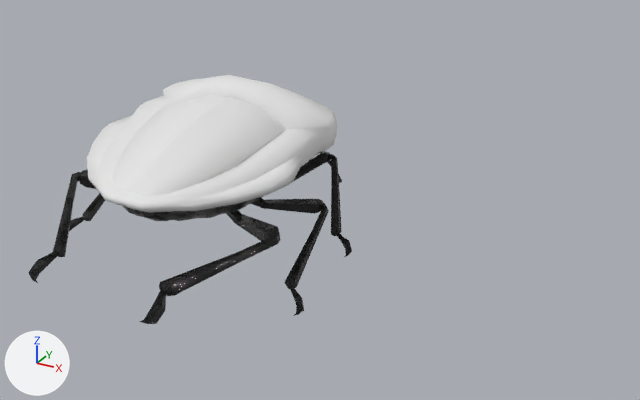
The Blender file Assets/Models/AphidPrefab.blend as it was, and as the next commit left it.
Camera for both pictures: a 50 mm camera at (34.3, -24.2, 13.3) aimed at (20.7, 0.6, 0.9). Arrows for +X, +Y and +Z are at lower left; the lights stay in place.
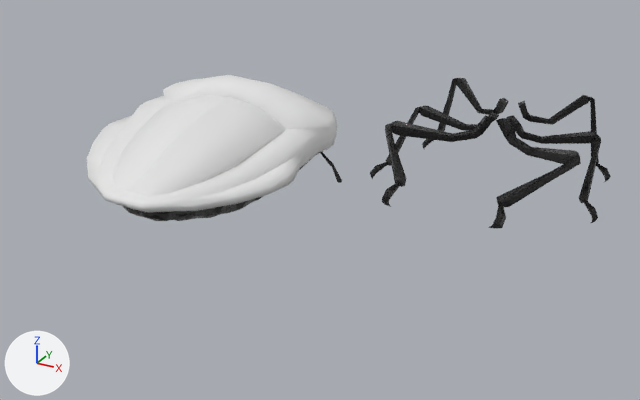
The change, as a list of edits to the scene's bpy script:
```text
Change me_plane_010:
    used by ob_plane_001; location = (18.25, -1.49, 2.94); rotation_euler = (0.105, 0.0635, 0.0577), in degrees (6, 3.6, 3.3)
    remove me_plane_010.from_pydata(...)  # 918 vertices, 946 faces; spans x -4.73..4.55, y -7.25..5.65, z -3.51..2.08
    add me_plane_010.from_pydata(...)  # 540 vertices, 562 faces; spans x -3.39..3.39, y -5.5..5.65, z -3.51..2.08
    me_plane_010 part 1: 6 loose pieces with 378 vertices, spanning x -4.73..4.55, y -7.25..2.25, z -3.43..-0.1, are deleted
Add me_plane_011:
    me_plane_011.from_pydata(...)  # 378 vertices, 384 faces; spans x -4.65..4.65, y -6.36..2.74, z -0.6..2.76
    me_plane_011.polygons.foreach_set('use_smooth', [True] * 384)
    me_plane_011.materials.append(mat_material_001)
Add ob_plane_003:
    ob_plane_003 = bpy.data.objects.new('Plane.003', me_plane_011)
    ob_plane_003.location = (24.32, 8.87, 0.0)
```

Pixel boxes (x1, y1, x2, y2) of what changed, in the pictures (640 x 400 px):
'Plane.001', reshaped (21% narrower, 41% shorter)
    before: (28, 75, 352, 324)
    after: (87, 75, 342, 221)
'Plane.003', added
    after: (370, 78, 611, 229)
part 1 of me_plane_010, deleted (black)
    before: (28, 151, 352, 324)
